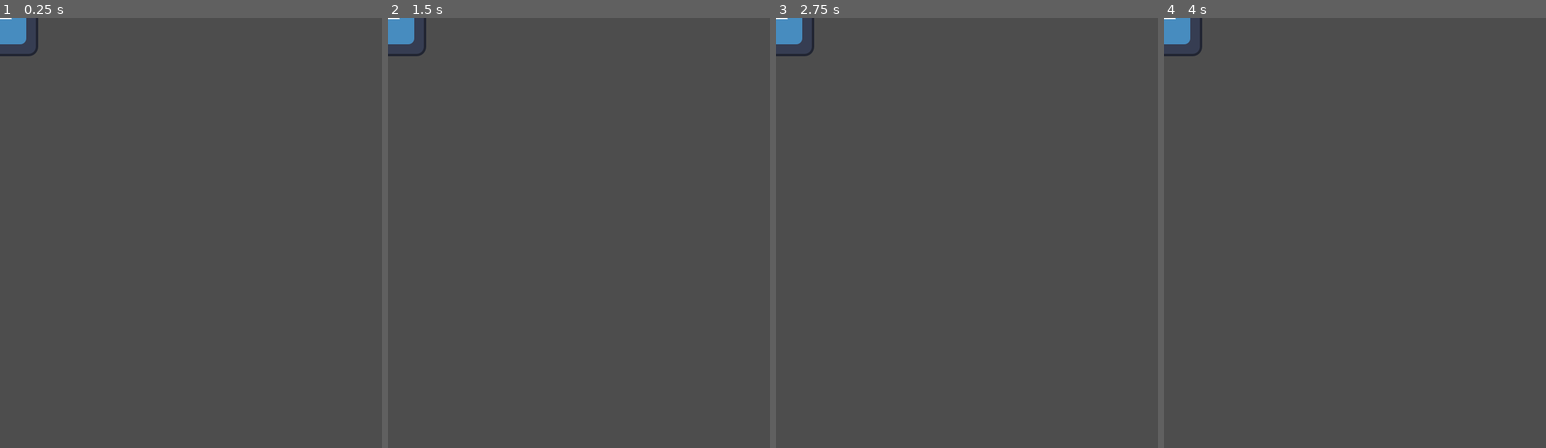
Above: before the commit, frames 1-4 (left to right).
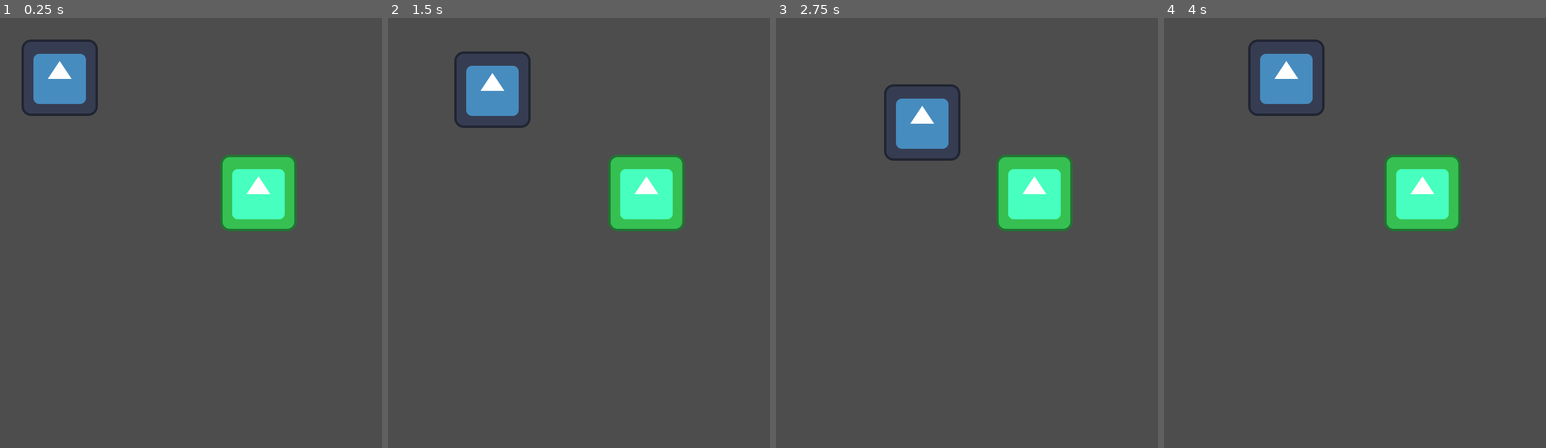
Above: after the commit, the same moments.

Repository: Bybett/Shinobi-Code
Game: Godot game, scene res://Scenes/root_scene_linux.tscn
Same seed, same stepped clock (60 frames per second), same inputs: the game is played once before the commit and once after it. The engine's default icon, where the game draws it, is replaced by a stand-in: a white triangle on a blue panel in a dark square.
Inputs:
- Up to frame 1 (0.25 s): no input
- Up to frame 2 (1.5 s): tap Enter at 0.5 s; hold D (Right) 0.53-1.28 s; tap Space (Space, bound only after the commit) at 0.6, 1.35 s; hold S (Down) from 1.28 s (still down)
- Up to frame 3 (2.75 s): release S (Down) at 2.03 s; hold D (Right) from 2.03 s (still down); tap Space (Space, bound only after the commit) at 2.1 s
- Up to frame 4 (4 s): release D (Right) at 2.78 s; hold W (Up) 2.78-3.53 s; tap Space (Space, bound only after the commit) at 2.85, 3.6 s; hold A (Left) from 3.53 s (still down)

The runs differ from the first frame. In frame 1, 6.0% of the frame differs, in the area x 0-78%, y 0-50%; in frame 2, 6.0%; in frame 3, 6.0%; in frame 4, 6.0%.

Commit message:
Got player movement, attacking, and 'sword_swipe' made

Diff:
--- a/slime-slayer/Scenes/player_scene.tscn
+++ b/slime-slayer/Scenes/Player Scenes/player_scene.tscn
@@ -3,11 +3,12 @@
 [ext_resource type="Texture2D" uid="uid://bhsq2hgmgm18m" path="res://icon.svg" id="1_h41yx"]
 
 [sub_resource type="RectangleShape2D" id="RectangleShape2D_hd735"]
+size = Vector2(128, 128)
 
 [node name="Player" type="Area2D"]
 
+[node name="CollisionShape2D" type="CollisionShape2D" parent="."]
+shape = SubResource("RectangleShape2D_hd735")
+
 [node name="Sprite2D" type="Sprite2D" parent="."]
 texture = ExtResource("1_h41yx")
-
-[node name="CollisionShape2D" type="CollisionShape2D" parent="."]
-shape = SubResource("RectangleShape2D_hd735")
--- /dev/null
+++ b/slime-slayer/Scenes/Player Scenes/sword_swipe.tscn
@@ -0,0 +1,18 @@
+[gd_scene load_steps=4 format=3 uid="uid://dstx040vqj326"]
+
+[ext_resource type="Script" path="res://Scripts/sword_script.gd" id="1_bt0d8"]
+[ext_resource type="Texture2D" uid="uid://bhsq2hgmgm18m" path="res://icon.svg" id="1_jh7u7"]
+
+[sub_resource type="RectangleShape2D" id="RectangleShape2D_de11f"]
+size = Vector2(32, 64)
+
+[node name="SwordSwipe" type="Area2D"]
+script = ExtResource("1_bt0d8")
+
+[node name="CollisionShape2D" type="CollisionShape2D" parent="."]
+shape = SubResource("RectangleShape2D_de11f")
+
+[node name="Sprite2D" type="Sprite2D" parent="."]
+position = Vector2(0, 9.53674e-07)
+scale = Vector2(0.25, 0.5)
+texture = ExtResource("1_jh7u7")
--- a/slime-slayer/Scenes/enemy_scene.tscn
+++ b/slime-slayer/Scenes/enemy_scene.tscn
@@ -1,6 +1,7 @@
-[gd_scene load_steps=3 format=3 uid="uid://bkt0v2v2afvxc"]
+[gd_scene load_steps=4 format=3 uid="uid://bkt0v2v2afvxc"]
 
 [ext_resource type="Script" path="res://Scripts/enemy_collision.gd" id="1_loewu"]
+[ext_resource type="Texture2D" uid="uid://bhsq2hgmgm18m" path="res://icon.svg" id="2_nar1c"]
 
 [sub_resource type="RectangleShape2D" id="RectangleShape2D_mqbsp"]
 
@@ -11,5 +12,7 @@
 shape = SubResource("RectangleShape2D_mqbsp")
 
 [node name="Sprite2D" type="Sprite2D" parent="."]
+modulate = Color(1, 3.14, 1, 1)
+texture = ExtResource("2_nar1c")
 
 [connection signal="area_entered" from="." to="." method="_on_area_entered"]
--- a/slime-slayer/Scenes/root_scene_linux.tscn
+++ b/slime-slayer/Scenes/root_scene_linux.tscn
@@ -1,7 +1,20 @@
-[gd_scene load_steps=2 format=3 uid="uid://bh7rebnwoa1b4"]
+[gd_scene load_steps=6 format=3 uid="uid://bh7rebnwoa1b4"]
 
-[ext_resource type="PackedScene" uid="uid://blnfphlrjc7qm" path="res://Scenes/player_scene.tscn" id="1_c0w1u"]
+[ext_resource type="PackedScene" uid="uid://blnfphlrjc7qm" path="res://Scenes/Player Scenes/player_scene.tscn" id="1_c0w1u"]
+[ext_resource type="Script" path="res://Scripts/main_script.gd" id="1_irq5f"]
+[ext_resource type="Script" path="res://Scripts/player_script.gd" id="2_5jvhr"]
+[ext_resource type="PackedScene" uid="uid://bkt0v2v2afvxc" path="res://Scenes/enemy_scene.tscn" id="3_7meh6"]
+[ext_resource type="PackedScene" uid="uid://dstx040vqj326" path="res://Scenes/Player Scenes/sword_swipe.tscn" id="4_5xul6"]
 
 [node name="Node2D" type="Node2D"]
+script = ExtResource("1_irq5f")
 
 [node name="Player" parent="." instance=ExtResource("1_c0w1u")]
+script = ExtResource("2_5jvhr")
+SPEED = 100
+ATTACK_DISTANCE = 50
+sword_swipe_scene = ExtResource("4_5xul6")
+
+[node name="Enemy" parent="." instance=ExtResource("3_7meh6")]
+position = Vector2(433, 293)
+script = null
--- a/slime-slayer/Scripts/enemy_collision.gd
+++ b/slime-slayer/Scripts/enemy_collision.gd
@@ -1,16 +1,13 @@
 extends Area2D
-
 
 # Called when the node enters the scene tree for the first time.
 func _ready() -> void:
 	pass # Replace with function body.
 
-
 # Called every frame. 'delta' is the elapsed time since the previous frame.
 func _process(_delta: float) -> void:
 	pass
 
-
 func _on_area_entered(area: Area2D) -> void:
 	if area.name == "Player": # Check if the overlapping area is the player
 		queue_free()  # Remove this enemy from the scene
--- /dev/null
+++ b/slime-slayer/Scripts/main_script.gd
@@ -0,0 +1,12 @@
+extends Node
+
+@onready var player = $Player
+
+# Called when the node enters the scene tree for the first time.
+func _ready() -> void:
+	player.position = Vector2(100, 100)
+	pass # Replace with function body.
+
+# Called every frame. 'delta' is the elapsed time since the previous frame.
+func _process(delta: float) -> void:
+	pass
--- a/slime-slayer/Scripts/player_script.gd
+++ b/slime-slayer/Scripts/player_script.gd
@@ -1,20 +1,52 @@
 extends Area2D
 
-const SPEED: int = 100
-var health: int = 100
+# Constants
+@export var SPEED: int
+@export var ATTACK_DISTANCE:int
+# Variables
+@export var health: int = 100
+@export var direction: Vector2
+
+@export var sword_swipe_scene: PackedScene
 
 # Called when the node enters the scene tree for the first time.
 func _ready() -> void:
+	direction = Vector2.RIGHT
 	pass # Replace with function body.
-
 
 # Called every frame. 'delta' is the elapsed time since the previous frame.
 func _process(delta: float) -> void:
 	if (Input.is_action_pressed("Up")):
 		position.y -= SPEED * delta
+		direction = Vector2.UP
 	if (Input.is_action_pressed("Down")):
 		position.y += SPEED * delta
+		direction = Vector2.DOWN
 	if (Input.is_action_pressed("Left")):
 		position.x -= SPEED * delta
+		direction = Vector2.LEFT
 	if (Input.is_action_pressed("Right")):
 		position.x += SPEED * delta
+		direction = Vector2.RIGHT
+	if (Input.is_action_just_released("Space")):
+		if sword_swipe_scene:
+			var sword_swipe = sword_swipe_scene.instantiate()
+			sword_swipe.position = (direction * ATTACK_DISTANCE) * 2
+			if (direction == Vector2.UP):
+				print("ATTACK UP")
+				#sword_swipe.position.y = direction.y * (position.y - ATTACK_DISTANCE)
+			if (direction == Vector2.DOWN):
+				print("ATTACK DOWN")
+				#sword_swipe.position.y = direction.y * (position.y + ATTACK_DISTANCE)
+			if (direction == Vector2.LEFT):
+				print("ATTACK LEFT")
+				#sword_swipe.position.x = direction.x * (position.x - ATTACK_DISTANCE)
+			if (direction == Vector2.RIGHT):
+				print("ATTACK RIGHT")
+				#sword_swipe.position.x = direction.x * (position.x + ATTACK_DISTANCE)
+			print(direction)
+			print("sword: ", sword_swipe.position.x)
+			print("player: ", position.x)
+			add_child(sword_swipe)
+		else:
+			print("No sword_swipe_scene")
--- /dev/null
+++ b/slime-slayer/Scripts/sword_script.gd
@@ -0,0 +1,17 @@
+extends Node
+
+# Called when the node enters the scene tree for the first time.
+func _ready() -> void:
+	pass # Replace with function body.
+
+func _on_body_entered(body):
+	pass
+	#if (body.health):
+		#body.health-= 1
+	#else:
+		#print("No Health Value")
+
+# Called every frame. 'delta' is the elapsed time since the previous frame.
+func _process(delta: float) -> void:
+	await get_tree().create_timer(0.5)
+	self.queue_free()
--- a/slime-slayer/project.godot
+++ b/slime-slayer/project.godot
@@ -42,6 +42,11 @@
 "events": [Object(InputEventKey,"resource_local_to_scene":false,"resource_name":"","device":-1,"window_id":0,"alt_press …(192 unchanged characters)…
 ]
 }
+Space={
+"deadzone": 0.5,
+"events": [Object(InputEventKey,"resource_local_to_scene":false,"resource_name":"","device":-1,"window_id":0,"alt_pressed":false,"shift_pressed":false,"ctrl_pressed":false,"meta_pressed":false,"pressed":false,"keycode":0,"physical_keycode":32,"key_label":0,"unicode":32,"location":0,"echo":false,"script":null)
+]
+}
 
 [rendering]
 
